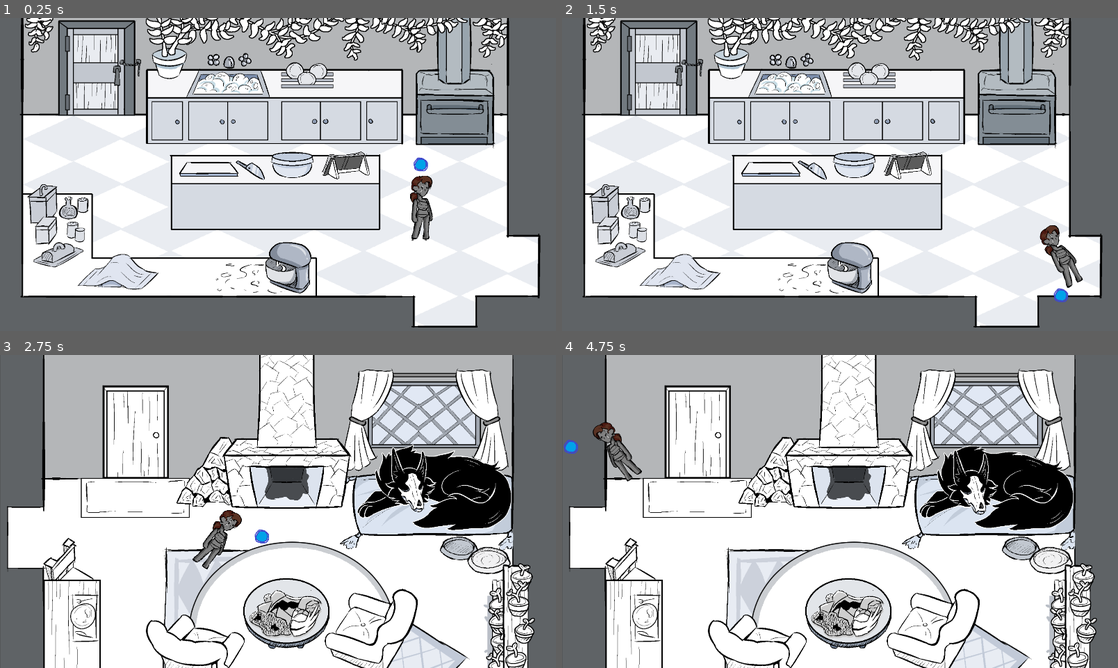
Above: before the commit, frames 1-4 (two rows, left to right).
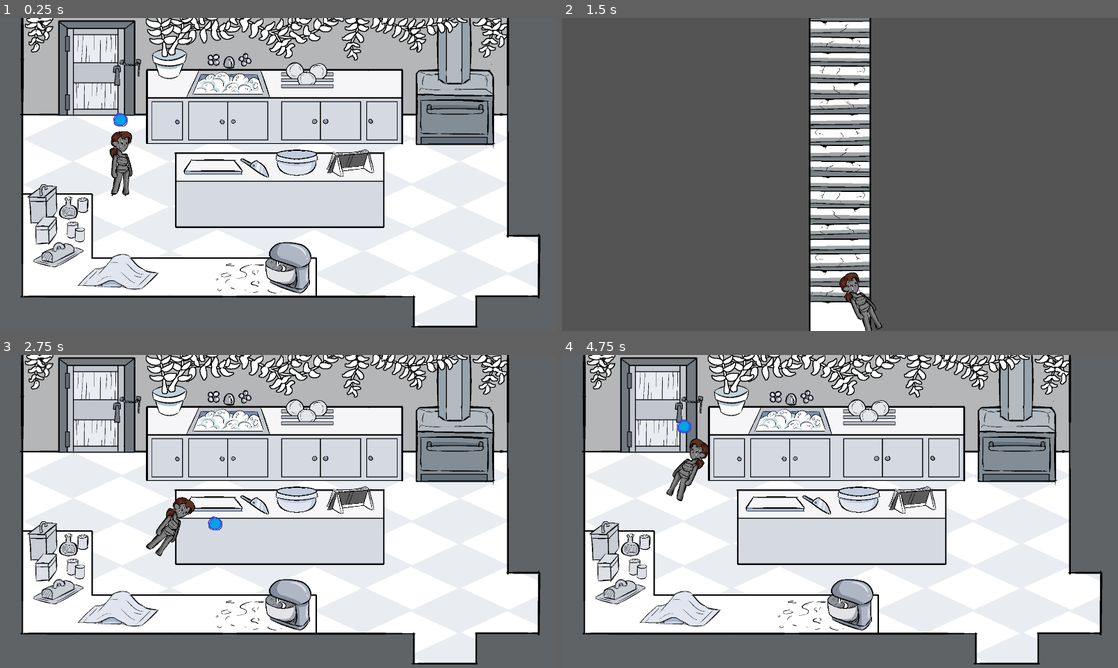
Above: after the commit, the same moments.

Repository: Jigamaree/Witchs-Orders
Game: Godot game, scene res://Scenes/Room_Kitchen.tscn
Same seed, same stepped clock (60 frames per second), same inputs: the game is played once before the commit and once after it. This scene is started directly instead of the project's main scene.
Inputs:
- Up to frame 1 (0.25 s): no input
- Up to frame 2 (1.5 s): tap Enter (ui_accept) at 0.5, 0.77 s; hold Right (ui_right) 0.53-1.28 s; hold Down (ui_down) from 1.28 s (still down)
- Up to frame 3 (2.75 s): tap Enter (ui_accept) at 1.52 s; release Down (ui_down) at 2.03 s; hold Right (ui_right) from 2.03 s (still down)
- Up to frame 4 (4.75 s): release Right (ui_right) at 2.78 s; hold Up (ui_up) 2.78-3.53 s; tap Enter (ui_accept) at 3.02, 3.77, 4.52 s; hold Left (ui_left) from 3.53 s (still down)

The runs differ from the first frame. In frame 1, 4.2% of the frame differs, in the area x 19-78%, y 30-72%; in frame 2, 79%, in the area x 3-98%, y 0-100%; in frame 3, 57%; in frame 4, 57%.

Commit message:
All kitchen dialogue points set up. Some scripts relocated.

Diff:
--- a/Scenes/Room_Kitchen.tscn
+++ b/Scenes/Room_Kitchen.tscn
@@ -4,14 +4,15 @@
 [ext_resource type="Texture2D" uid="uid://blx4l3cpqlxup" path="res://Assets/Backgrounds/KitchenFinal.png" id="2_xv3t2"]
 [ext_resource type="Texture2D" uid="uid://c1atlq3btb8a8" path="res://Assets/InScene Items/Kitchen - Front Bench.png" id="3_x6as4"]
 [ext_resource type="Texture2D" uid="uid://cif0qah0wsywl" path="res://Assets/InScene Items/Kitchen - Middle Bench.png" id="4_uo4rx"]
-[ext_resource type="PackedScene" uid="uid://cbuw6o5y7vsaw" path="res://Scenes/AssetScenes/dynamicInteractableObject.tscn" id="4_x6as4"]
 [ext_resource type="PackedScene" uid="uid://dmkvvkru1sug5" path="res://Scenes/AssetScenes/Door_Default.tscn" id="5_jqrqp"]
-
-[sub_resource type="RectangleShape2D" id="RectangleShape2D_x6as4"]
-size = Vector2(717, 256)
+[ext_resource type="Script" uid="uid://tx4cyamkswoj" path="res://Scripts/dynamicInteractableObject.gd" id="5_s5mhq"]
+[ext_resource type="PackedScene" uid="uid://b7p2es7o1w6co" path="res://Scenes/AssetScenes/interactableObject.tscn" id="6_21eij"]
+
+[sub_resource type="RectangleShape2D" id="RectangleShape2D_1nfqy"]
+size = Vector2(719.5, 302.25)
 
 [sub_resource type="RectangleShape2D" id="RectangleShape2D_uo4rx"]
-size = Vector2(715, 16.5)
+size = Vector2(688, 20)
 
 [sub_resource type="RectangleShape2D" id="RectangleShape2D_d17g6"]
 size = Vector2(1242, 40.5)
@@ -21,6 +22,33 @@
 
 [sub_resource type="RectangleShape2D" id="RectangleShape2D_t3cl6"]
 size = Vector2(247, 260)
+
+[sub_resource type="RectangleShape2D" id="RectangleShape2D_jqrqp"]
+size = Vector2(264, 430)
+
+[sub_resource type="RectangleShape2D" id="RectangleShape2D_u46eo"]
+size = Vector2(346, 236)
+
+[sub_resource type="RectangleShape2D" id="RectangleShape2D_llsbe"]
+size = Vector2(234, 261)
+
+[sub_resource type="RectangleShape2D" id="RectangleShape2D_ct2i8"]
+size = Vector2(333, 249)
+
+[sub_resource type="RectangleShape2D" id="RectangleShape2D_tgd6p"]
+size = Vector2(232, 416)
+
+[sub_resource type="RectangleShape2D" id="RectangleShape2D_pwmmy"]
+size = Vector2(244, 226)
+
+[sub_resource type="RectangleShape2D" id="RectangleShape2D_21eij"]
+size = Vector2(269, 426)
+
+[sub_resource type="RectangleShape2D" id="RectangleShape2D_dbbee"]
+size = Vector2(141, 444)
+
+[sub_resource type="RectangleShape2D" id="RectangleShape2D_8xbfv"]
+size = Vector2(211, 167)
 
 [node name="RoomKitchen" type="Node2D" unique_id=940703355]
 script = ExtResource("1_uo4rx")
@@ -33,49 +61,53 @@
 
 [node name="RoomItems" type="Node2D" parent="." unique_id=1092708632]
 
+[node name="Area2D" type="Area2D" parent="RoomItems" unique_id=2062876731]
+position = Vector2(604, 474)
+script = ExtResource("5_s5mhq")
+
+[node name="ObjectInteract" type="CollisionShape2D" parent="RoomItems/Area2D" unique_id=612753080]
+z_index = -1
+position = Vector2(361.25, 129.125)
+shape = SubResource("RectangleShape2D_1nfqy")
+
+[node name="Sprite2D" type="Sprite2D" parent="RoomItems/Area2D" unique_id=1308305018]
+position = Vector2(361, 114)
+texture = ExtResource("4_uo4rx")
+
+[node name="StaticBody2D" type="StaticBody2D" parent="RoomItems/Area2D" unique_id=141081697]
+position = Vector2(-569, -519)
+
+[node name="Collision" type="CollisionShape2D" parent="RoomItems/Area2D/StaticBody2D" unique_id=367422726]
+position = Vector2(930, 611)
+shape = SubResource("RectangleShape2D_uo4rx")
+debug_color = Color(0.7095001, 1.92523e-07, 0.3373963, 0.41960785)
+
 [node name="KitchenFrontBench" type="Sprite2D" parent="RoomItems" unique_id=1635250481]
 z_index = 2
 position = Vector2(585, 768)
 texture = ExtResource("3_x6as4")
 
-[node name="KitchenMiddleBench" parent="RoomItems" unique_id=346532964 instance=ExtResource("4_x6as4")]
-position = Vector2(489, 555)
-interactable = false
-
-[node name="ObjectInteract" parent="RoomItems/KitchenMiddleBench" index="0" unique_id=1854910098]
-position = Vector2(462.5, 45)
-shape = SubResource("RectangleShape2D_x6as4")
-
-[node name="Sprite2D" parent="RoomItems/KitchenMiddleBench" index="1" unique_id=1783952993]
-position = Vector2(461, 41)
-texture = ExtResource("4_uo4rx")
-
-[node name="StaticBody2D" parent="RoomItems/KitchenMiddleBench" index="2" unique_id=1731382922]
-visible = true
-
-[node name="Collision" parent="RoomItems/KitchenMiddleBench/StaticBody2D" index="0" unique_id=2126398544]
-visible = true
-position = Vector2(466, 36)
-shape = SubResource("RectangleShape2D_uo4rx")
-
 [node name="Collisions" type="Node2D" parent="." unique_id=547089238]
-position = Vector2(1542, 804)
+position = Vector2(1541, 768)
 
 [node name="BackCounterStaticBody2D" type="StaticBody2D" parent="Collisions" unique_id=1250252564]
+position = Vector2(-1025, -625)
 
 [node name="CollisionShape2D" type="CollisionShape2D" parent="Collisions/BackCounterStaticBody2D" unique_id=1676118311]
-position = Vector2(-409, -568)
+position = Vector2(616, 89)
 shape = SubResource("RectangleShape2D_d17g6")
 debug_color = Color(0.9843001, 0, 0.3493436, 0.41960785)
 
 [node name="FrontCounterBody2d" type="StaticBody2D" parent="Collisions" unique_id=589046854]
+position = Vector2(-1466, -202)
 
 [node name="CollisionShape2D" type="CollisionPolygon2D" parent="Collisions/FrontCounterBody2d" unique_id=1935932954]
-position = Vector2(-703, -70)
+position = Vector2(767.39246, 189.95354)
+scale = Vector2(0.99395156, 0.8847128)
 polygon = PackedVector2Array(-764, -62, -525, -66, -522, 159, 250, 165, 254, 230, -769, 226)
 
 [node name="fallbackMarker" type="Marker2D" parent="." unique_id=1647380448 groups=["fallback"]]
-position = Vector2(1346, 540)
+position = Vector2(309, 386)
 rotation = -1.3089969
 
 [node name="Doors" type="Node2D" parent="." unique_id=981873883]
@@ -132,8 +164,93 @@
 build_mode = 1
 polygon = PackedVector2Array(77, 130, 76, 960, 1427, 961, 1430, 1063, 1644, 1065, 1644, 960, 1859, 957, 1866, 754, 1754, 752, 1756, 131)
 
-[editable path="RoomItems/KitchenMiddleBench"]
+[node name="Interactions" type="Node2D" parent="." unique_id=1858667391]
+
+[node name="BubbleSink" parent="Interactions" unique_id=830978322 instance=ExtResource("6_21eij")]
+position = Vector2(785, 298)
+objectName = "BubbleSink"
+
+[node name="ObjectInteract" parent="Interactions/BubbleSink" index="0" unique_id=1854910098]
+position = Vector2(9, -79)
+shape = SubResource("RectangleShape2D_jqrqp")
+
+[node name="Book" parent="Interactions" unique_id=346532964 instance=ExtResource("6_21eij")]
+position = Vector2(955, 468)
+objectName = "Book"
+
+[node name="ObjectInteract" parent="Interactions/Book" index="0" unique_id=1854910098]
+position = Vector2(177, 125)
+shape = SubResource("RectangleShape2D_u46eo")
+
+[node name="ButterAndSpices" parent="Interactions" unique_id=2040158150 instance=ExtResource("6_21eij")]
+position = Vector2(115, 619)
+objectName = "ButterAndSpices"
+
+[node name="ObjectInteract" parent="Interactions/ButterAndSpices" index="0" unique_id=1854910098]
+position = Vector2(80, 100.5)
+shape = SubResource("RectangleShape2D_llsbe")
+
+[node name="CuttingBoard" parent="Interactions" unique_id=812372892 instance=ExtResource("6_21eij")]
+position = Vector2(622, 474)
+objectName = "CuttingBoard"
+
+[node name="ObjectInteract" parent="Interactions/CuttingBoard" index="0" unique_id=1854910098]
+position = Vector2(157, 114)
+shape = SubResource("RectangleShape2D_ct2i8")
+
+[node name="Dishes" parent="Interactions" unique_id=1662680934 instance=ExtResource("6_21eij")]
+position = Vector2(995, 138)
+objectName = "Dishes"
+
+[node name="ObjectInteract" parent="Interactions/Dishes" index="0" unique_id=1854910098]
+position = Vector2(68, 79)
+shape = SubResource("RectangleShape2D_tgd6p")
+
+[node name="Mixer" parent="Interactions" unique_id=1383318318 instance=ExtResource("6_21eij")]
+position = Vector2(878, 799)
+objectName = "Mixer"
+
+[node name="ObjectInteract" parent="Interactions/Mixer" index="0" unique_id=1854910098]
+position = Vector2(87, 144)
+shape = SubResource("RectangleShape2D_pwmmy")
+
+[node name="Oven" parent="Interactions" unique_id=1991963637 instance=ExtResource("6_21eij")]
+position = Vector2(1464, 237)
+objectName = "Oven"
+
+[node name="ObjectInteract" parent="Interactions/Oven" index="0" unique_id=1854910098]
+position = Vector2(106.5, -21)
+shape = SubResource("RectangleShape2D_21eij")
+
+[node name="Plant" parent="Interactions" unique_id=892646833 instance=ExtResource("6_21eij")]
+position = Vector2(517, 118)
+objectName = "Plant"
+
+[node name="ObjectInteract" parent="Interactions/Plant" index="0" unique_id=1854910098]
+position = Vector2(57.5, 93)
+shape = SubResource("RectangleShape2D_dbbee")
+
+[node name="RisingBread" parent="Interactions" unique_id=1228551760 instance=ExtResource("6_21eij")]
+position = Vector2(309, 839)
+objectName = "RisingBread"
+
+[node name="ObjectInteract" parent="Interactions/RisingBread" index="0" unique_id=1854910098]
+position = Vector2(113.5, 76.5)
+shape = SubResource("RectangleShape2D_8xbfv")
+
+[connection signal="area_entered" from="RoomItems/Area2D" to="RoomItems/Area2D" method="_on_area_entered"]
+[connection signal="area_exited" from="RoomItems/Area2D" to="RoomItems/Area2D" method="_on_area_exited"]
+
 [editable path="Doors/LoungeDoor_Area"]
 [editable path="Doors/CellarDoor_Area"]
 [editable path="Doors/PitRoomDoor_Area"]
 [editable path="Doors/baseCover_Door_Area2"]
+[editable path="Interactions/BubbleSink"]
+[editable path="Interactions/Book"]
+[editable path="Interactions/ButterAndSpices"]
+[editable path="Interactions/CuttingBoard"]
+[editable path="Interactions/Dishes"]
+[editable path="Interactions/Mixer"]
+[editable path="Interactions/Oven"]
+[editable path="Interactions/Plant"]
+[editable path="Interactions/RisingBread"]
--- a/Scenes/Room_Study.tscn
+++ b/Scenes/Room_Study.tscn
@@ -1,6 +1,6 @@
 [gd_scene format=3 uid="uid://e0g53w4juj0s"]
 
-[ext_resource type="Script" uid="uid://b7ld3df1h2lrf" path="res://Scenes/room_study.gd" id="1_yg8nf"]
+[ext_resource type="Script" uid="uid://b7ld3df1h2lrf" path="res://Scripts/RoomScripts/room_study.gd" id="1_yg8nf"]
 [ext_resource type="Texture2D" uid="uid://brgqxhsnqwu53" path="res://Assets/Backgrounds/StudyFinal.png" id="2_wifhm"]
 [ext_resource type="Texture2D" uid="uid://bfciskpeifapo" path="res://Assets/InScene Items/Study - Front Tables.png" id="3_qtfvp"]
 [ext_resource type="Texture2D" uid="uid://bfolvr6v7oaqo" path="res://Assets/InScene Items/Study - Side Shelves.png" id="3_utp08"]
--- /dev/null
+++ b/Scripts/DialogueSystem/scripts_kitchen.gd
@@ -0,0 +1,42 @@
+extends Node
+
+class_name kicthenConvos
+
+static var convos_Dict = {
+	"Book": {
+		1: { "speaker": "", "dialogue": "Recipe and bowl dialogue goes here.", "end": true},
+		},
+
+	"BubbleSink": {
+		1: { "speaker": "", "dialogue": "Bubbly sink dialogue goes here.", "end": true},
+		},
+
+	"ButterAndSpices": {
+		1: { "speaker": "", "dialogue": "Butter and spices dialogue goes here.", "end": true},
+		},
+
+	"CuttingBoard": {
+		1: { "speaker": "", "dialogue": "Cutting board dialogue goes here.", "end": true},
+		},
+
+	"Dishes": {
+		1: { "speaker": "", "dialogue": "Drying dialogue goes here.", "end": true},
+		},
+
+	"Mixer": {
+		1: { "speaker": "", "dialogue": "Mixer dialogue goes here.", "end": true},
+		},
+
+	"Oven": {
+		1: { "speaker": "", "dialogue": "Oven dialogue goes here.", "end": true},
+		},
+
+	"Plant": {
+		1: { "speaker": "", "dialogue": "Plant dialogue goes here.", "end": true},
+		},
+
+	"RisingBread": {
+		1: { "speaker": "", "dialogue": "Rising dough dialogue goes here.", "end": true},
+		},
+
+}
--- a/Scripts/GlobalScripts/room_default.gd
+++ b/Scripts/GlobalScripts/room_default.gd
@@ -39,8 +39,13 @@
 func _on_start_dialogue(objectName: String):
 	if dialogue_instance:
 		return
+	if 	!dialogueDictionary.has(objectName):
+		print("Couldn't find + '" + str(objectName) + "' in dict.")
+		return
 	dialogue_instance = dialogue_overlay.instantiate()
 	#set conversation
+
+	###TODO: Fail gracefully if I forgot to add something to the citionary
 
 	#if !dialogueDictionary.has(objectName):
 		#print("DIDNT ADD TO DICTIONARY, DUDE")
--- a/Scripts/RoomScripts/room_kitchen.gd
+++ b/Scripts/RoomScripts/room_kitchen.gd
@@ -7,6 +7,7 @@
 #TODO: make kitchenConvos thing
 func _ready():
 	super._ready()
+	dialogueDictionary = kicthenConvos.convos_Dict
 	if SaveManager.getSaveVariable("thePit_hasCompletedStaircase"):
 		doorToPit.roomDestination = GlobalVariables.roomsInHouse.PIT_ROOM
 
@@ -14,3 +15,7 @@
 	if Input.is_action_just_pressed("ui_debug"):
 		var x = GlobalVariables.roomToString(doorToPit.roomDestination)
 		print(x)
+
+
+func _on_area_entered(area: Area2D) -> void:
+	pass # Replace with function body.
--- a/project.godot
+++ b/project.godot
@@ -54,12 +54,12 @@
 [global_group]
 
 player=""
-interactable=""
 door=""
 entity=""
 fallback=""
 playerInteractNode=""
 playerBody=""
+interactable=""
 
 [input]
 
Not shown, added: Scripts/DialogueSystem/scripts_kitchen.gd.uid
Renamed: Scripts/DialogueSystem/scripts_test.gd -> Scripts/DialogueSystem/zscripts_test.gd
Renamed: Scripts/DialogueSystem/scripts_test.gd.uid -> Scripts/DialogueSystem/zscripts_test.gd.uid
Renamed: Scenes/room_study.gd -> Scripts/RoomScripts/room_study.gd
Renamed: Scenes/room_study.gd.uid -> Scripts/RoomScripts/room_study.gd.uid
